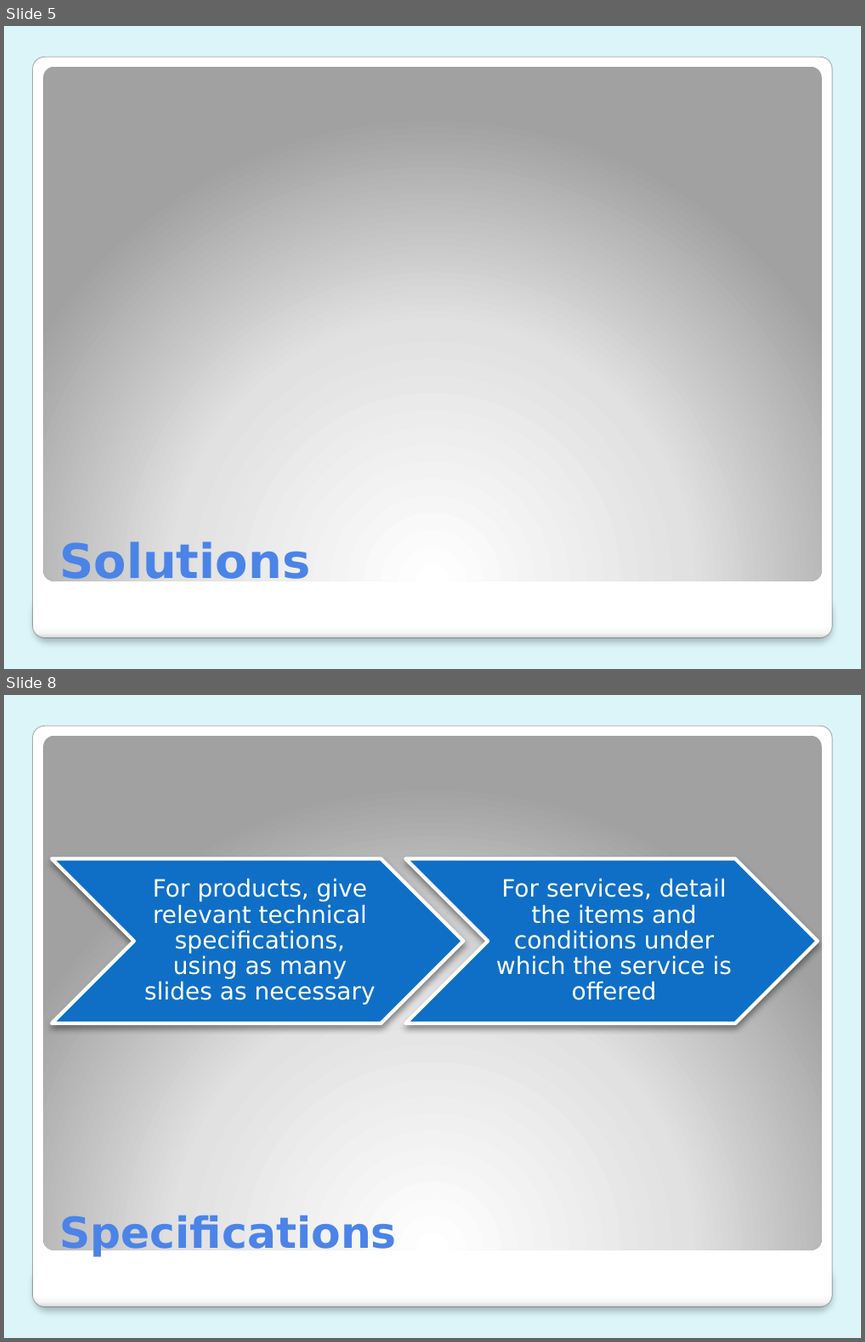
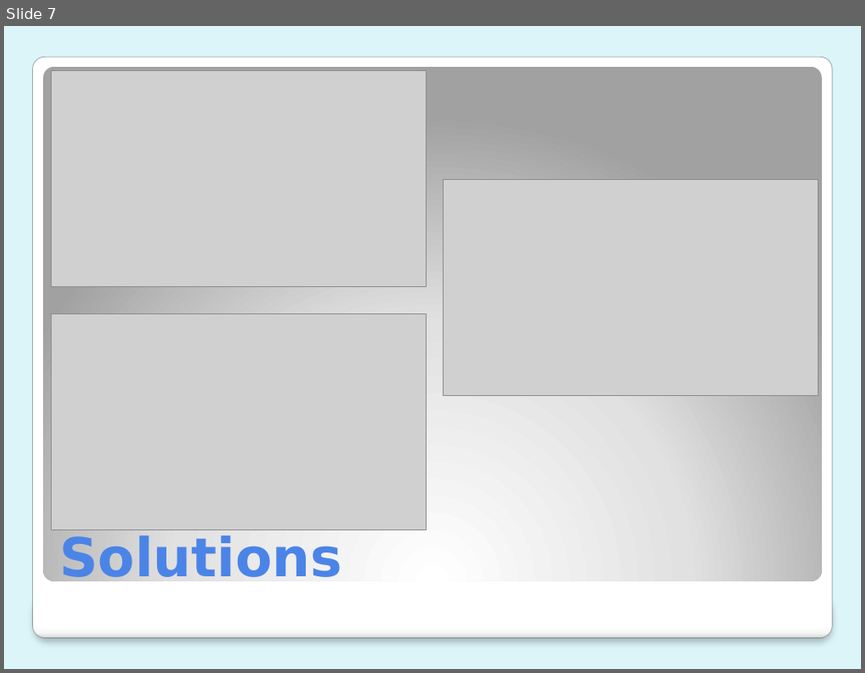
Before and after one commit to mlbelchez/Project---TENTREP, a slide deck: Presentation/PPT/Presentation 3.pptx. Shown one above the other, each under a label of ours: slides 5 and 8 before the commit, slide 7 after it; the slides between them are not shown. The pictures are 865x1342 and 865x673 pixels, drawn with LibreOffice and Linux fonts; fonts in the diff are those of the drawing; grey boxes stand for pictures. Boxes give left, top, right and bottom in pixels: in the first picture for what was removed or moved away, otherwise in the second. Text is boxed around its words. In the diff, an @@ line names an element or a change of style, - is before the commit and + after.

```diff
--- a/Presentation/PPT/Presentation 3.pptx
+++ b/Presentation/PPT/Presentation 3.pptx
@@ slide 8 removed at <box>4,695,861,1338</box>, background #DBF5F9; not listed: 3 template elements that a slide beside it also shows @@
@@ group removed at <box>52,859,818,1023</box>: 2 chevrons, 2 texts @@
-For products, give relevant technical specifications, using as many slides as necessary
-For services, detail the items and conditions under which the service is offered
@@ title removed at <box>59,1212,396,1257</box> @@
-Specifications
@@ what was slide 5 is now slide 7 @@
@@ slide 7 changed as well @@
@@ picture added at <box>51,70,426,286</box> @@
@@ picture added at <box>443,179,818,395</box> @@
@@ picture added at <box>51,314,426,530</box> @@
@@ title "Solutions" at <box>59,533,341,587</box>: size 40 to 45 pt @@
```
Also in this commit, not shown: 3 other slides changed, 25 slides added, 5 other slides removed.
